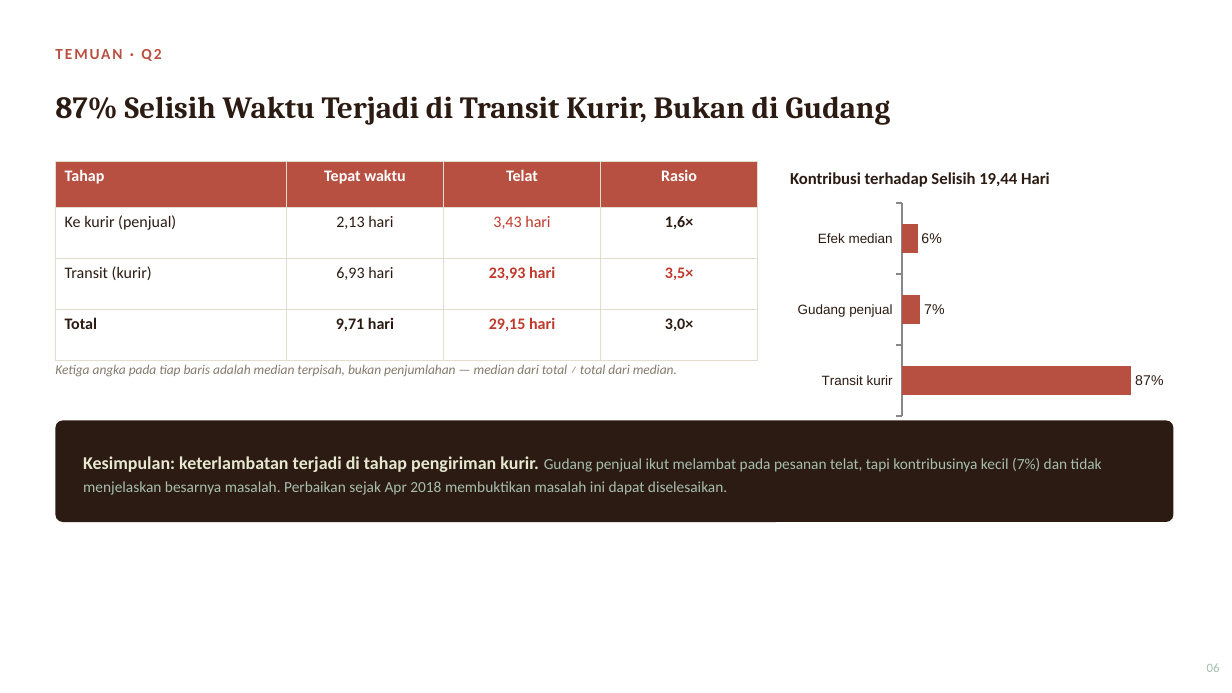
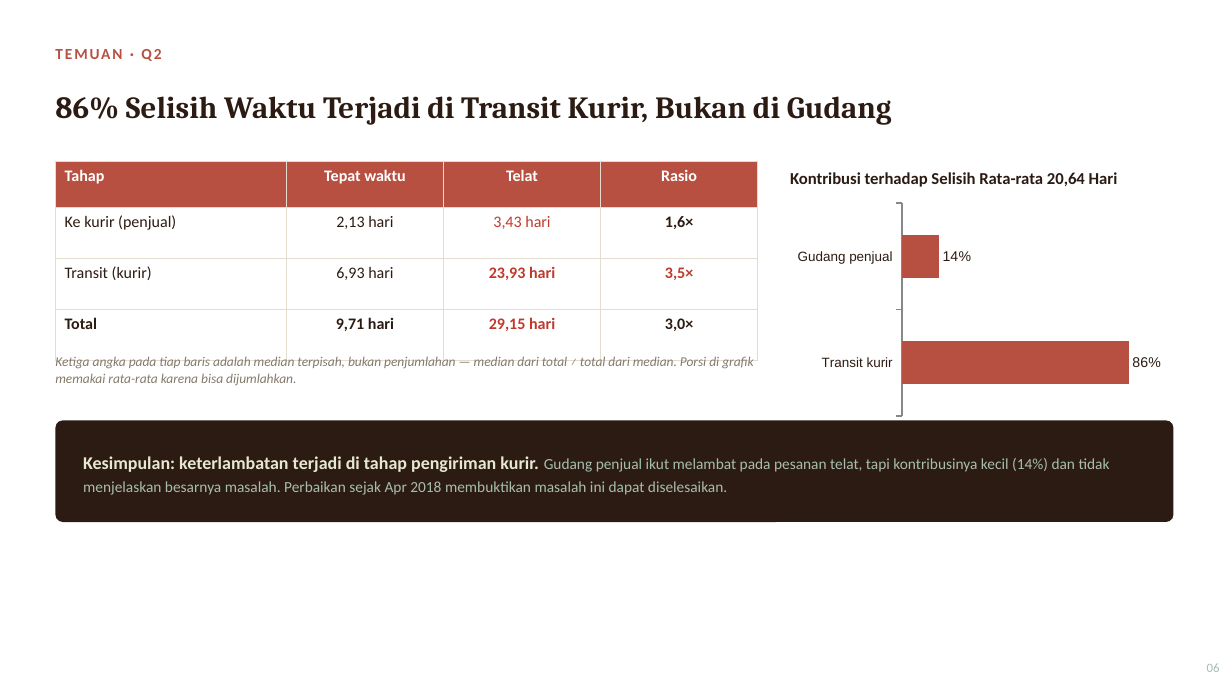
Before and after one commit to ArifHerfianZaenChartiko/Diagnosis-Keterlambatan-Pengiriman-Marketplace-Olist, a slide deck: slide 6 of 07_presentation/Diagnosis_Keterlambatan_Pengiriman_Olist.pptx. Drawn at 1232x693 pixels with LibreOffice and Linux fonts; fonts in the diff are those of the drawing. Boxes give left, top, right and bottom in pixels: in the first picture for what was removed or moved away, otherwise in the second. Text is boxed around its words. In the diff, an @@ line names an element or a change of style, - is before the commit and + after.

Commit message:
revisi analisis Q2, Q3, Q4 dan rapikan validasi
- Q2: porsi tahap dihitung pakai rata-rata (86% transit, 14% gudang)
- Q3: cek dugaan RJ (ruang janji vs p90 transit), kategori produk tanpa LIMIT
- Q4b: pembanding Jan + Apr 2018, Feb tidak ikut dihitung
- Q5: koreksi angka ulasan dan nilai pesanan telat
- notebook validasi ambil angka SQL langsung lewat query
- path import relatif, screenshot dashboard di README

```diff
--- a/07_presentation/Diagnosis_Keterlambatan_Pengiriman_Olist.pptx
+++ b/07_presentation/Diagnosis_Keterlambatan_Pengiriman_Olist.pptx
@@ text at (55, 96, 892, 125): text changed @@
-87% Selisih Waktu Terjadi di Transit Kurir, Bukan di Gudang
+86% Selisih Waktu Terjadi di Transit Kurir, Bukan di Gudang
@@ text at (790, 172, 1118, 187): text changed @@
-Kontribusi terhadap Selisih 19,44 Hari
+Kontribusi terhadap Selisih Rata-rata 20,64 Hari
@@ bar chart at (790, 199, 1174, 421) @@
-categories: Transit kurir, Gudang penjual, Efek median
+categories: Transit kurir, Gudang penjual
-Series 1: 87, 7, 6
+Series 1: 86, 14
@@ text at (55, 355, 754, 386): text changed @@
-Ketiga angka pada tiap baris adalah median terpisah, bukan penjumlahan — median dari total ≠ total dari median.
+Ketiga angka pada tiap baris adalah median terpisah, bukan penjumlahan — median dari total ≠ total dari median. Porsi di grafik memakai rata-rata karena bisa dijumlahkan.
@@ text at (83, 456, 1110, 495): text changed @@
-Kesimpulan: keterlambatan terjadi di tahap pengiriman kurir. Gudang penjual ikut melambat pada pesanan telat, tapi kontribusinya kecil (7%) dan tidak menjelaskan besarnya masalah. Perbaikan sejak Apr 2018 membuktikan masalah ini dapat diselesaikan.
+Kesimpulan: keterlambatan terjadi di tahap pengiriman kurir. Gudang penjual ikut melambat pada pesanan telat, tapi kontribusinya kecil (14%) dan tidak menjelaskan besarnya masalah. Perbaikan sejak Apr 2018 membuktikan masalah ini dapat diselesaikan.
```
Also in this commit, not shown: 7 other slides changed, 9 other files.
